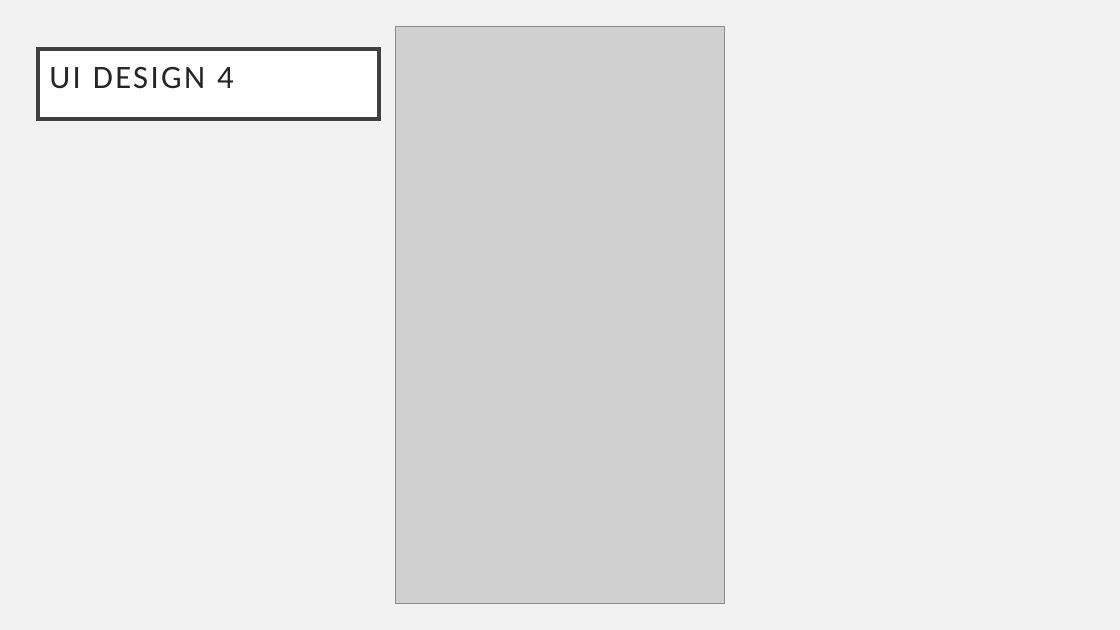
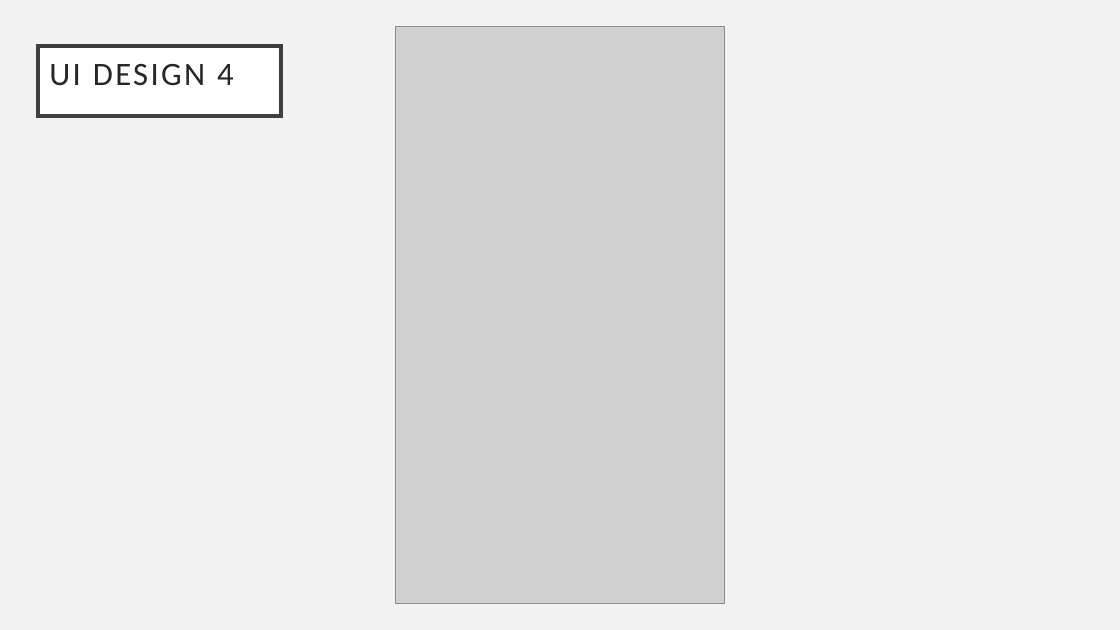
Before and after one commit to annie0sc/gdp_group4, a slide deck: slide 7 of GDP_1.pptx. Drawn at 1120x630 pixels with LibreOffice and Linux fonts; fonts in the diff are those of the drawing; grey boxes stand for pictures. Boxes give left, top, right and bottom in pixels: in the first picture for what was removed or moved away, otherwise in the second. Text is boxed around its words. In the diff, an @@ line names an element or a change of style, - is before the commit and + after.

Commit message:
Final changes done.

```diff
--- a/GDP_1.pptx
+++ b/GDP_1.pptx
@@ title "UI DESIGN 4": place and size @@
-title "UI DESIGN 4" at box(38, 49, 380, 120)
+title "UI DESIGN 4" at box(38, 46, 281, 116)
```
